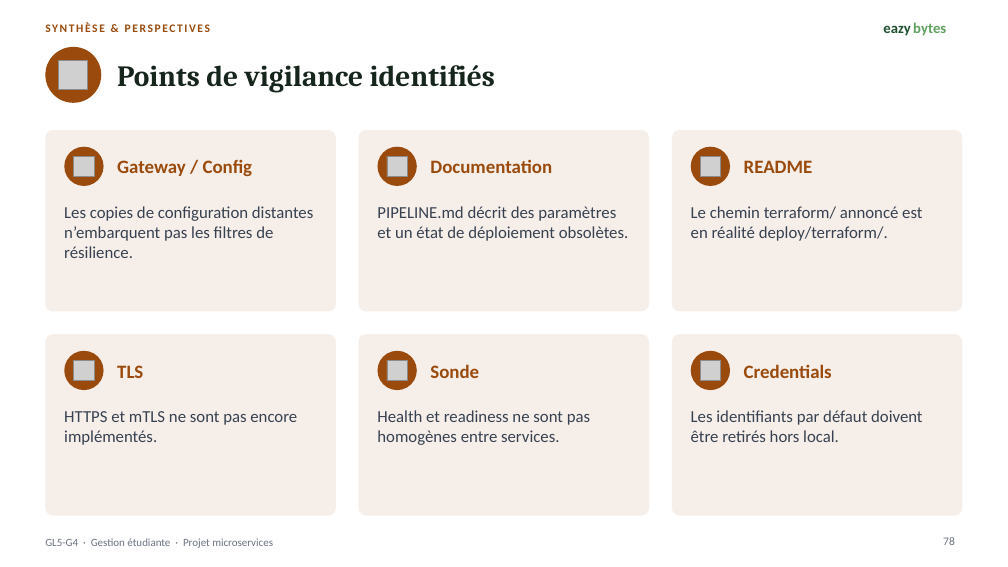
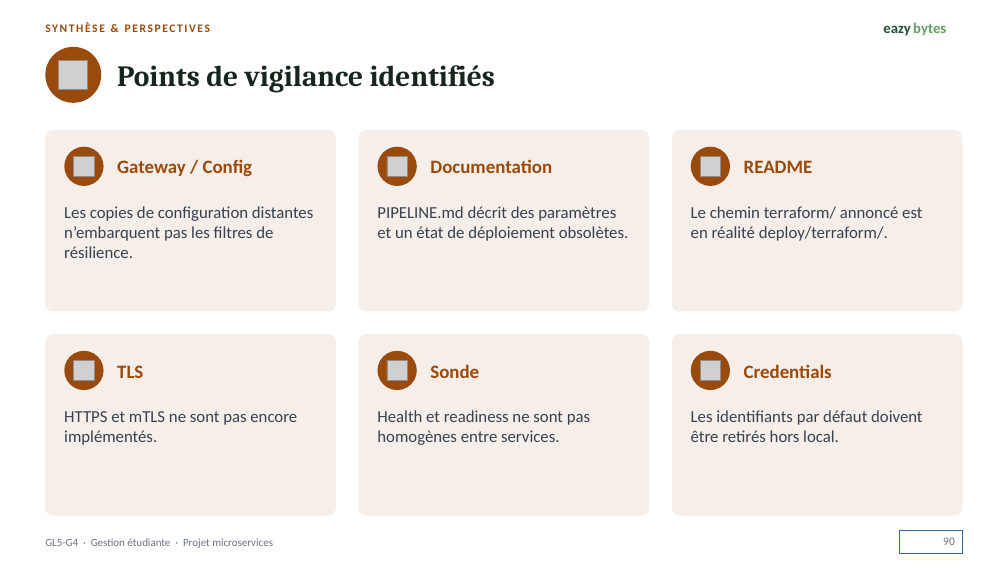
Before and after one commit to Chaabane2k03/GL5-G4-student, a slide deck: slide 90 of Presentation_GL5-G4_Student_Management_FR_v3_enrichie.pptx (slide 78 before the commit). Drawn at 1008x567 pixels with LibreOffice and Linux fonts; fonts in the diff are those of the drawing; grey boxes stand for pictures. Boxes give left, top, right and bottom in pixels: in the first picture for what was removed or moved away, otherwise in the second. Text is boxed around its words. In the diff, an @@ line names an element or a change of style, - is before the commit and + after.

```diff
--- a/Presentation_GL5-G4_Student_Management_FR_v3_enrichie.pptx
+++ b/Presentation_GL5-G4_Student_Management_FR_v3_enrichie.pptx
@@ text at (943,537,955,545): text changed @@
-78
+90
```
Also in this commit, not shown: 7 other slides changed, 12 slides added.
